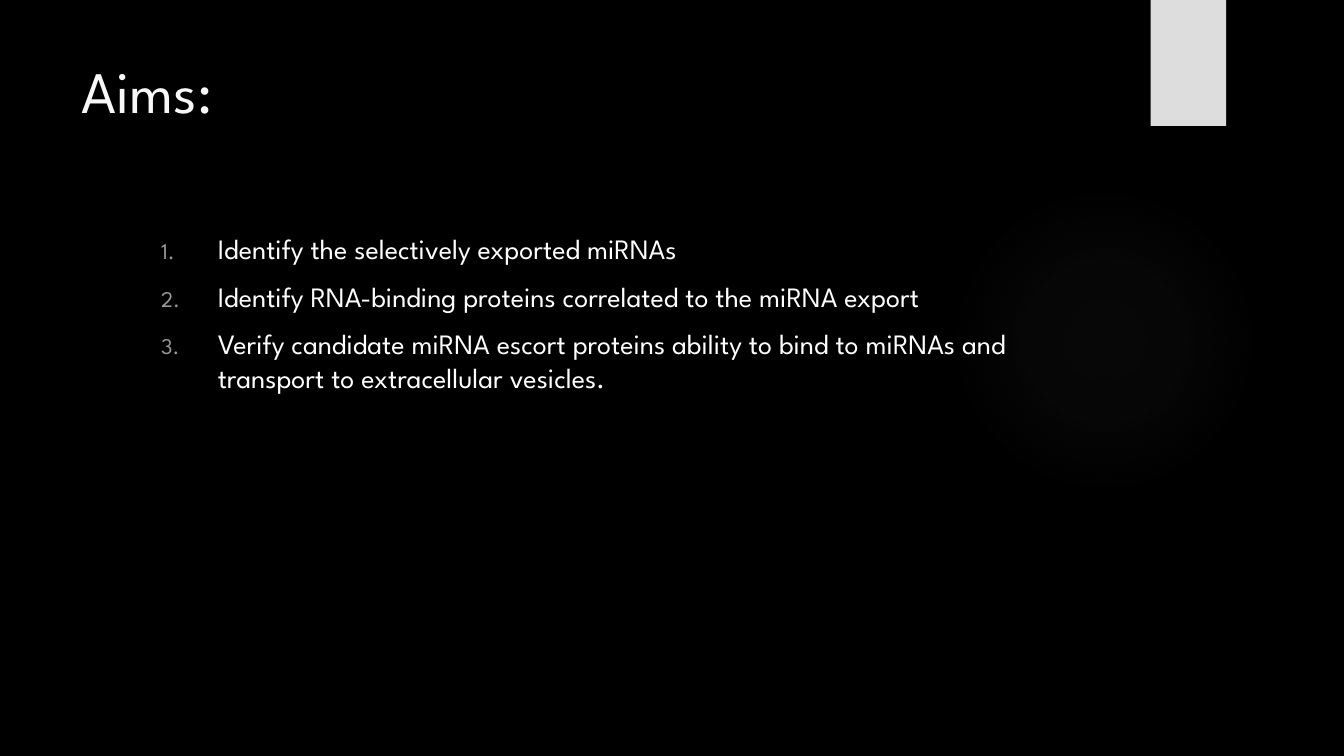
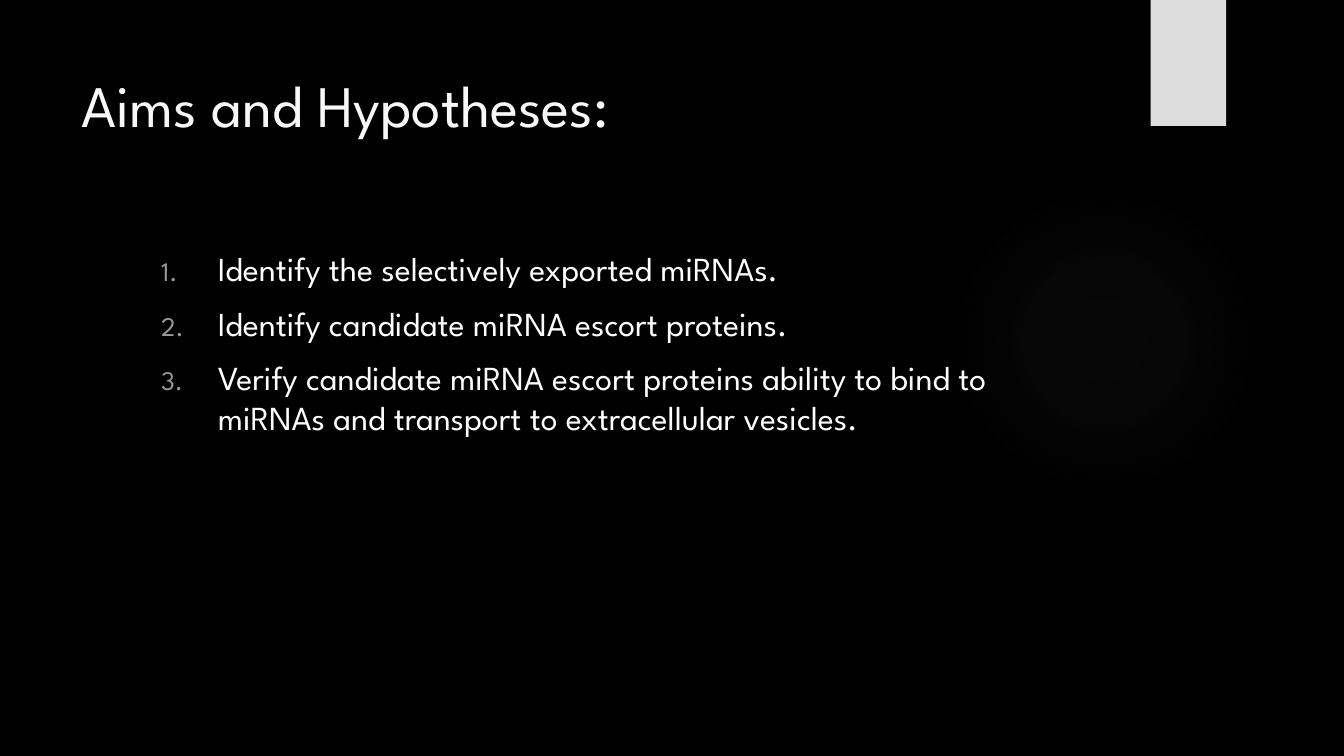
Before and after one commit to HarleyRobinson/Honours2, a slide deck: slide 5 of BackgroundInfo/MeetingSlides.pptx (slide 4 before the commit). Drawn at 1344x756 pixels with LibreOffice and Linux fonts; fonts in the diff are those of the drawing; background and template pictures are left out. Boxes give left, top, right and bottom in pixels: in the first picture for what was removed or moved away, otherwise in the second. Text is boxed around its words. In the diff, an @@ line names an element or a change of style, - is before the commit and + after.

```diff
--- a/BackgroundInfo/MeetingSlides.pptx
+++ b/BackgroundInfo/MeetingSlides.pptx
@@ title at [81,86,608,140]: text changed @@
-Aims:
+Aims and Hypotheses:
@@ text "Identify the selectively exported miRNAs.": place and size @@
-text "Identify the selectively exported miRNAs." at [218,239,1006,394]
+text "Identify the selectively exported miRNAs." at [218,257,986,437]
@@ text at [218,257,787,343]: text changed; size 20 to 24 pt @@
-1. Identify the selectively exported miRNAs
-2. Identify RNA-binding proteins correlated to the miRNA export
+1. Identify the selectively exported miRNAs.
+2. Identify candidate miRNA escort proteins.
@@ text at [218,366,986,437]: size 20 to 24 pt in "Verify candidate miRNA escort proteins ability to ..." @@
```
Also in this commit, not shown: 6 other slides changed, 1 slide added, 6 other files.
